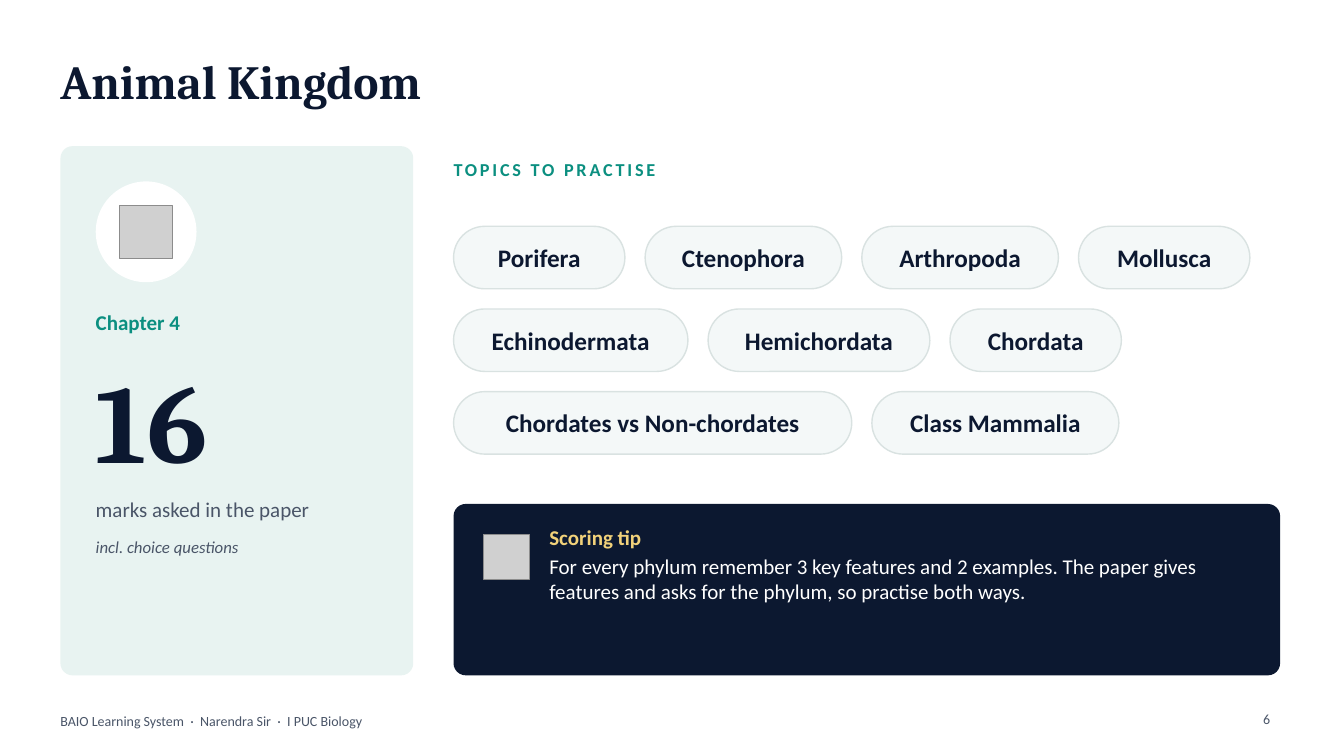
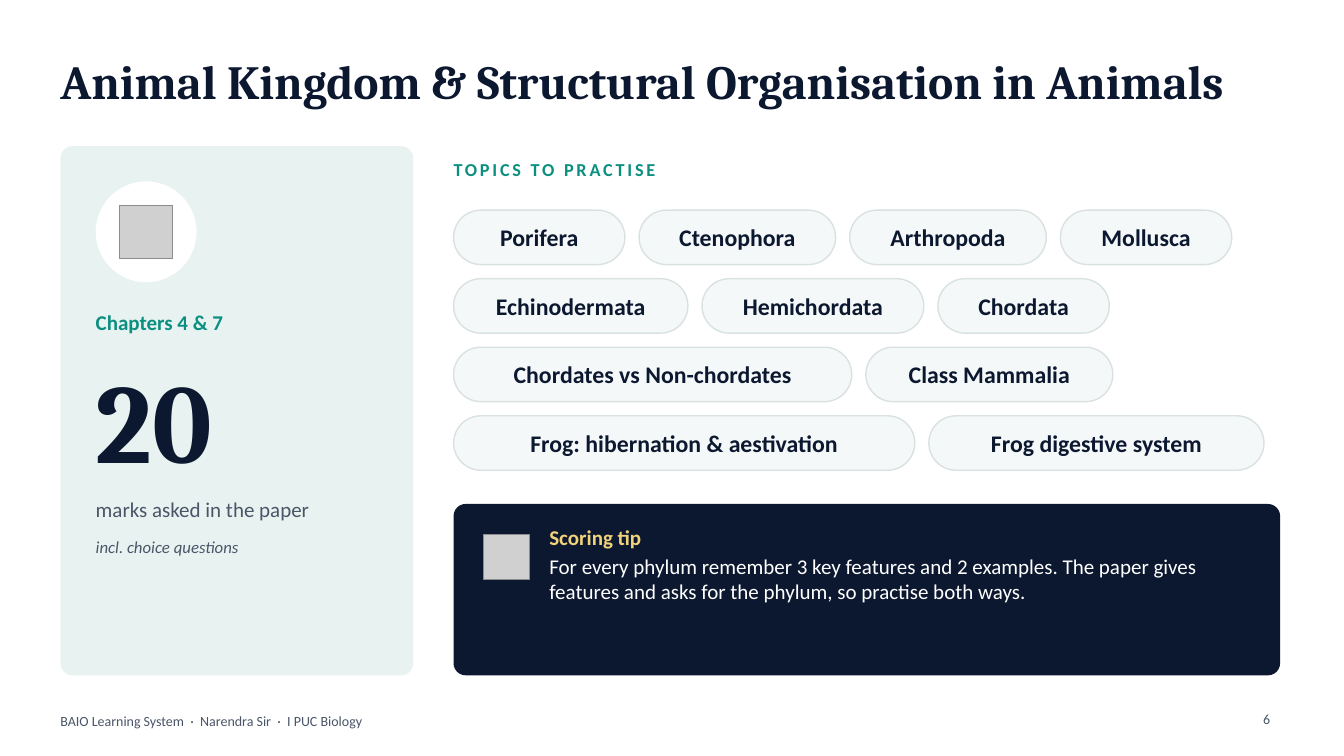
Before and after one commit to narendra-bio-sir/BAIO-Learning-System-By-Narendra-Sir, a slide deck: slide 6 of exam-corner/pu1-midterm-2026-topics-and-tips.pptx. Drawn at 1344x756 pixels with LibreOffice and Linux fonts; fonts in the diff are those of the drawing; grey boxes stand for pictures. Boxes give left, top, right and bottom in pixels: in the first picture for what was removed or moved away, otherwise in the second. Text is boxed around its words. In the diff, an @@ line names an element or a change of style, - is before the commit and + after.

```diff
--- a/exam-corner/pu1-midterm-2026-topics-and-tips.pptx
+++ b/exam-corner/pu1-midterm-2026-topics-and-tips.pptx
@@ title at (x1=60, y1=66, x2=1223, y2=110): text changed @@
-Animal Kingdom
+Animal Kingdom & Structural Organisation in Animals
@@ text "Porifera" moved from (x1=498, y1=249, x2=581, y2=267) to (x1=500, y1=229, x2=578, y2=246) @@
@@ rounded rectangle resized from (x1=454, y1=227, x2=625, y2=289) to (x1=454, y1=210, x2=625, y2=264) @@
@@ text "Ctenophora" moved from (x1=682, y1=249, x2=805, y2=271) to (x1=679, y1=229, x2=795, y2=250) @@
@@ rounded rectangle resized from (x1=645, y1=227, x2=842, y2=289) to (x1=639, y1=210, x2=836, y2=264) @@
@@ text "Arthropoda" moved from (x1=899, y1=249, x2=1021, y2=271) to (x1=890, y1=229, x2=1005, y2=250) @@
@@ rounded rectangle resized from (x1=862, y1=227, x2=1059, y2=289) to (x1=850, y1=210, x2=1047, y2=264) @@
@@ text "Mollusca" moved from (x1=1117, y1=249, x2=1211, y2=267) to (x1=1101, y1=229, x2=1190, y2=246) @@
@@ rounded rectangle resized from (x1=1079, y1=227, x2=1250, y2=289) to (x1=1061, y1=210, x2=1232, y2=264) @@
@@ text "Echinodermata" moved from (x1=492, y1=332, x2=650, y2=350) to (x1=496, y1=298, x2=646, y2=315) @@
@@ rounded rectangle resized from (x1=454, y1=309, x2=689, y2=371) to (x1=454, y1=279, x2=689, y2=334) @@
@@ text "Hemichordata" moved from (x1=745, y1=332, x2=893, y2=350) to (x1=743, y1=298, x2=883, y2=315) @@
@@ rounded rectangle resized from (x1=709, y1=309, x2=931, y2=371) to (x1=702, y1=279, x2=924, y2=334) @@
@@ text "Chordata" moved from (x1=988, y1=332, x2=1084, y2=350) to (x1=978, y1=298, x2=1069, y2=315) @@
@@ rounded rectangle resized from (x1=951, y1=309, x2=1122, y2=371) to (x1=938, y1=279, x2=1109, y2=334) @@
@@ text at (x1=96, y1=315, x2=223, y2=334): text changed @@
-Chapter 4
+Chapters 4 & 7
@@ text "Chordates vs Non-chordates" moved from (x1=506, y1=414, x2=799, y2=432) to (x1=514, y1=366, x2=791, y2=383) @@
@@ rounded rectangle resized from (x1=454, y1=391, x2=852, y2=454) to (x1=454, y1=347, x2=852, y2=401) @@
@@ size 18 to 17 pt in 9 elements at (x1=500, y1=229, x2=578, y2=246), (x1=679, y1=229, x2=795, y2=250), (x1=890, y1=229, x2=1005, y2=250), (x1=1101, y1=229, x2=1190, y2=246), (x1=496, y1=298, x2=646, y2=315), (x1=743, y1=298, x2=883, y2=315), (x1=978, y1=298, x2=1069, y2=315), (x1=514, y1=366, x2=791, y2=383), (x1=909, y1=366, x2=1070, y2=383) @@
@@ text "Class Mammalia" moved from (x1=910, y1=414, x2=1081, y2=432) to (x1=909, y1=366, x2=1070, y2=383) @@
@@ proportions changed in 9 elements at (x1=454, y1=210, x2=625, y2=264), (x1=639, y1=210, x2=836, y2=264), (x1=850, y1=210, x2=1047, y2=264), (x1=1061, y1=210, x2=1232, y2=264), (x1=454, y1=279, x2=689, y2=334), (x1=702, y1=279, x2=924, y2=334), (x1=938, y1=279, x2=1109, y2=334), (x1=454, y1=347, x2=852, y2=401), (x1=866, y1=347, x2=1113, y2=401) @@
@@ rounded rectangle resized from (x1=872, y1=391, x2=1119, y2=454) to (x1=866, y1=347, x2=1113, y2=401) @@
@@ text at (x1=96, y1=387, x2=212, y2=464): text changed @@
-16
+20
@@ rounded rectangle added at (x1=454, y1=415, x2=915, y2=470), fill #F4F8F8, outline #D9E2E1 1 pt @@
@@ rounded rectangle added at (x1=929, y1=415, x2=1264, y2=470), fill #F4F8F8, outline #D9E2E1 1 pt @@
@@ text added at (x1=530, y1=435, x2=838, y2=456), 17 pt, text #0C1830, bold @@
+Frog: hibernation & aestivation
@@ text added at (x1=991, y1=435, x2=1202, y2=456), 17 pt, text #0C1830, bold @@
+Frog digestive system
```
Also in this commit, not shown: 6 other slides changed, 2 other files.
